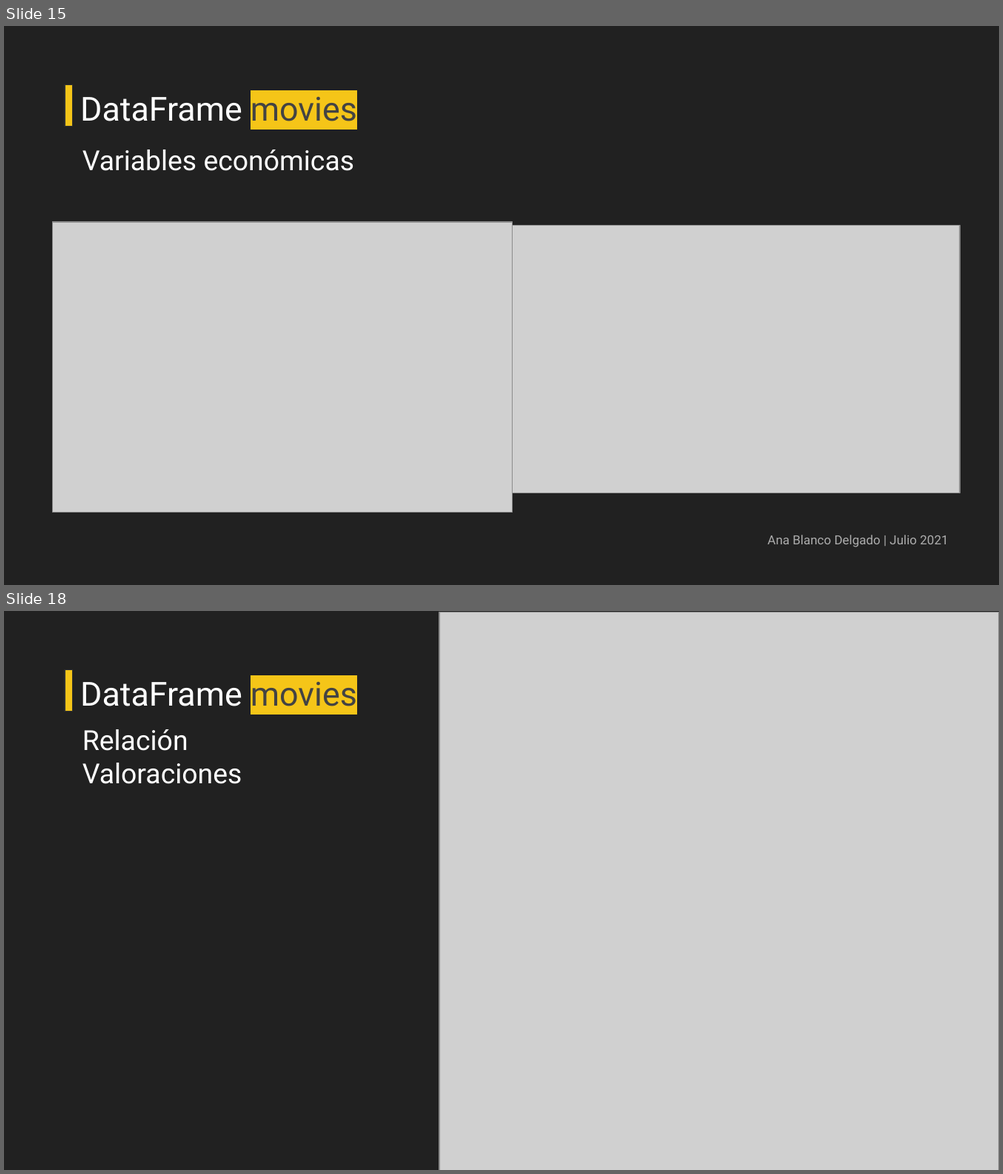
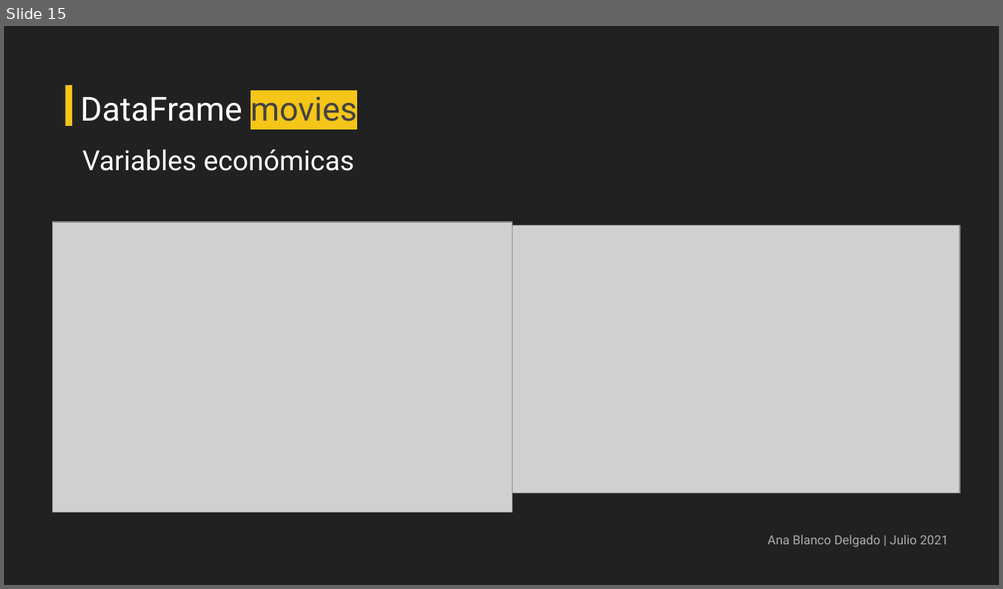
Before and after one commit to casiopa/EDA-IMDb, a slide deck: Presentación Público, crítica y taquilla en IMDb.pptx. Shown one above the other, each under a label of ours: slides 15 and 18 before the commit, slide 15 after it; the slides between them are not shown. The pictures are 1003x1174 and 1003x589 pixels, drawn with LibreOffice and Linux fonts; fonts in the diff are those of the drawing; grey boxes stand for pictures. Boxes give left, top, right and bottom in pixels: in the first picture for what was removed or moved away, otherwise in the second. Text is boxed around its words. In the diff, an @@ line names an element or a change of style, - is before the commit and + after.

```diff
--- a/Presentación Público, crítica y taquilla en IMDb.pptx
+++ b/Presentación Público, crítica y taquilla en IMDb.pptx
@@ slide 18 removed at (4,611,999,1170), background #212121 @@
@@ picture removed at (440,612,999,1170) @@
@@ rectangle removed at (65,669,73,712) @@
@@ title removed at (80,681,357,706) @@
-DataFrame movies
@@ text removed at (82,729,242,784) @@
-Relación Valoraciones
```
Also in this commit, not shown: 1 slide changed, 1 slide added, 4 other slides removed, 1 other file.
